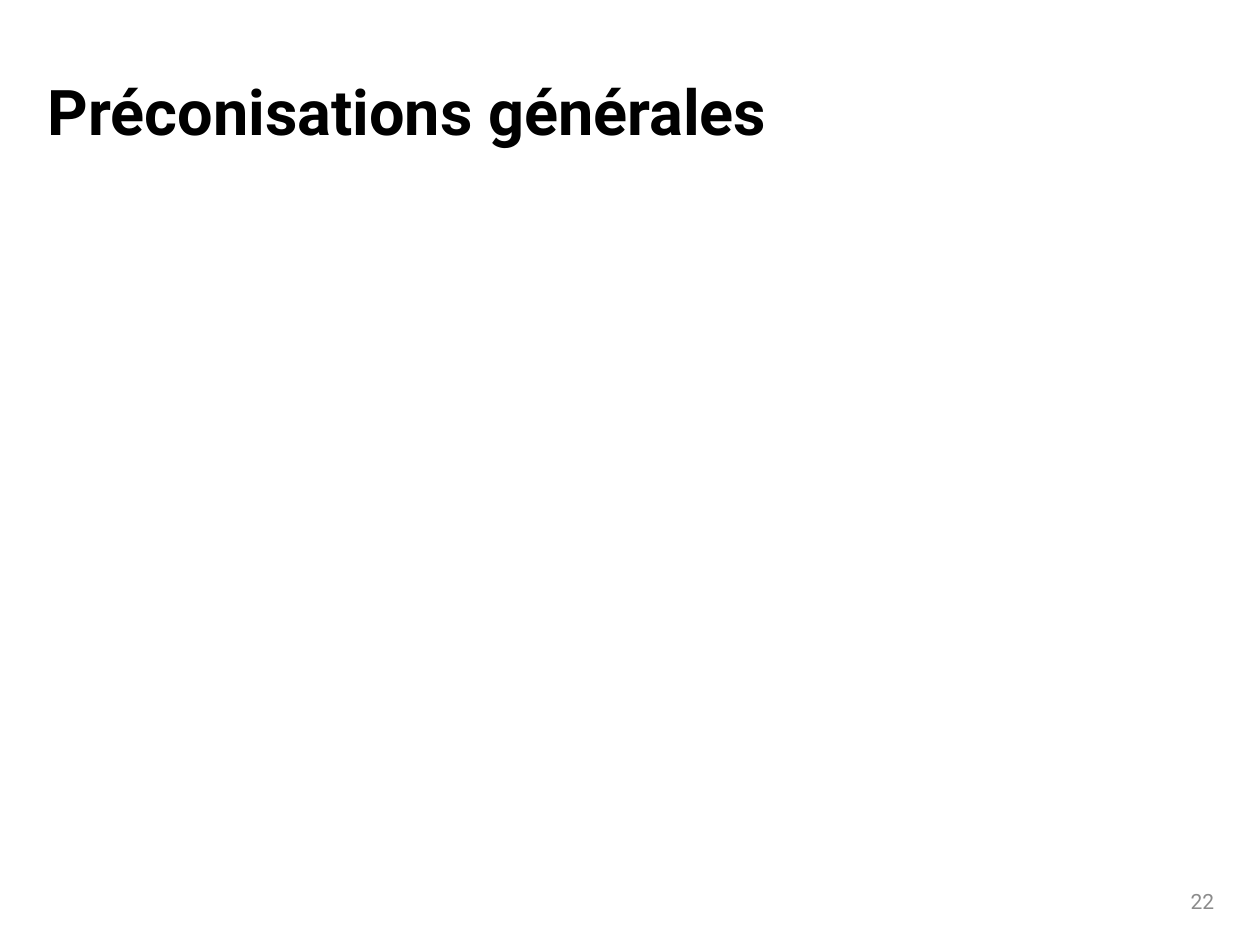
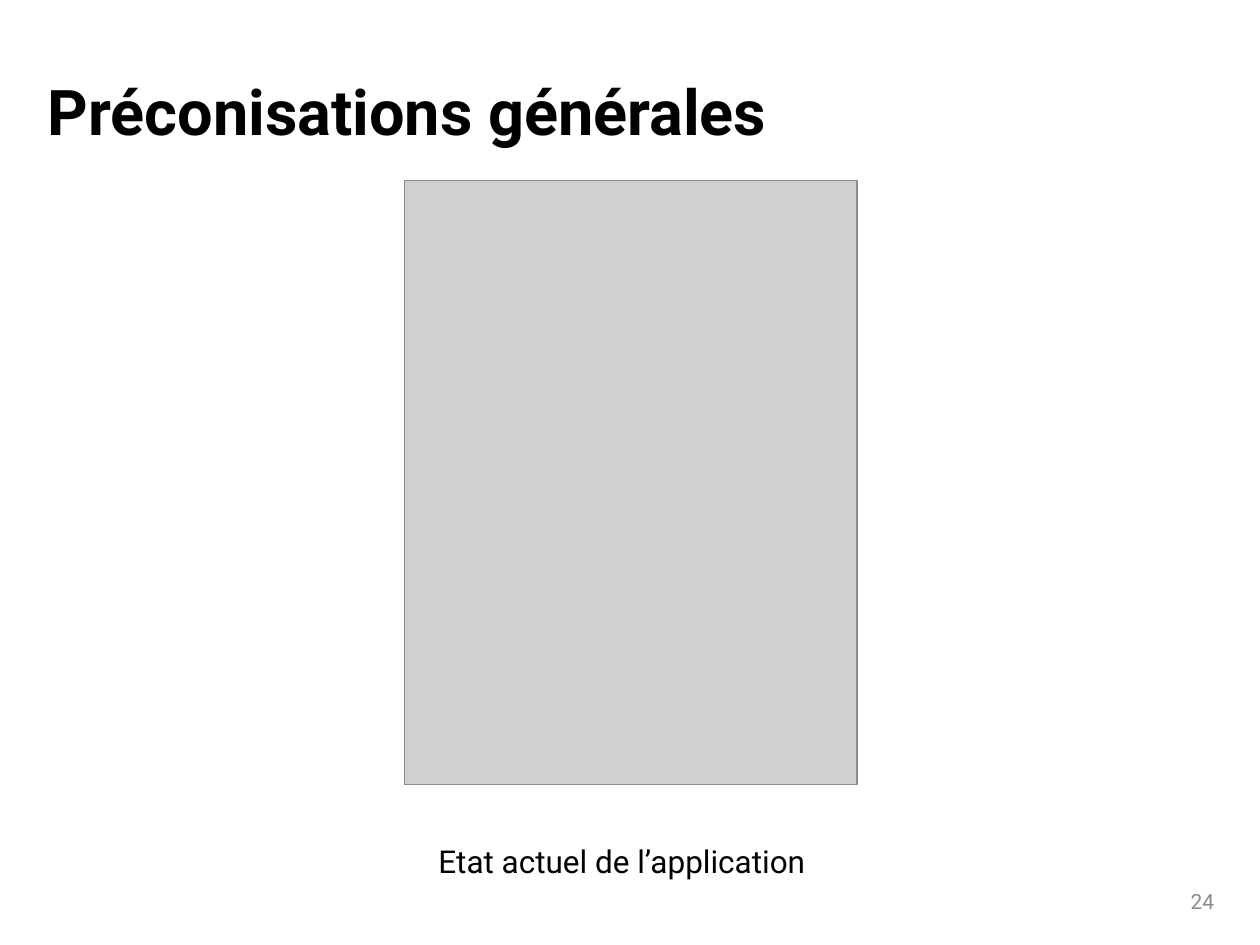
Before and after one commit to dosi-slides/2015_10_geomedia, a slide deck: slide 24 of slides.pptx (slide 22 before the commit). Drawn at 1260x945 pixels with LibreOffice and Linux fonts; fonts in the diff are those of the drawing; grey boxes stand for pictures. Boxes give left, top, right and bottom in pixels: in the first picture for what was removed or moved away, otherwise in the second. Text is boxed around its words. In the diff, an @@ line names an element or a change of style, - is before the commit and + after.

```diff
--- a/slides.pptx
+++ b/slides.pptx
@@ picture added at (x1=404, y1=180, x2=857, y2=785) @@
@@ text added at (x1=438, y1=849, x2=805, y2=880), 18 pt, text #000000 @@
+Etat actuel de l’application
@@ page number at (x1=1191, y1=894, x2=1215, y2=909): text changed @@
-22
+24
```
Also in this commit, not shown: 3 other slides changed, 4 slides added, 1 slide removed.
